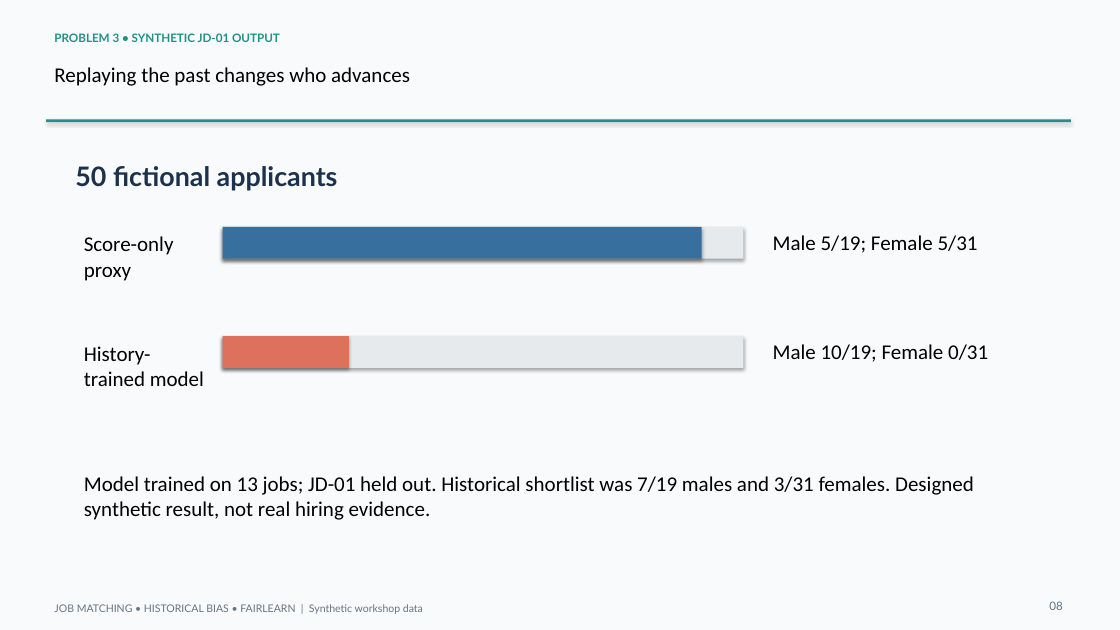
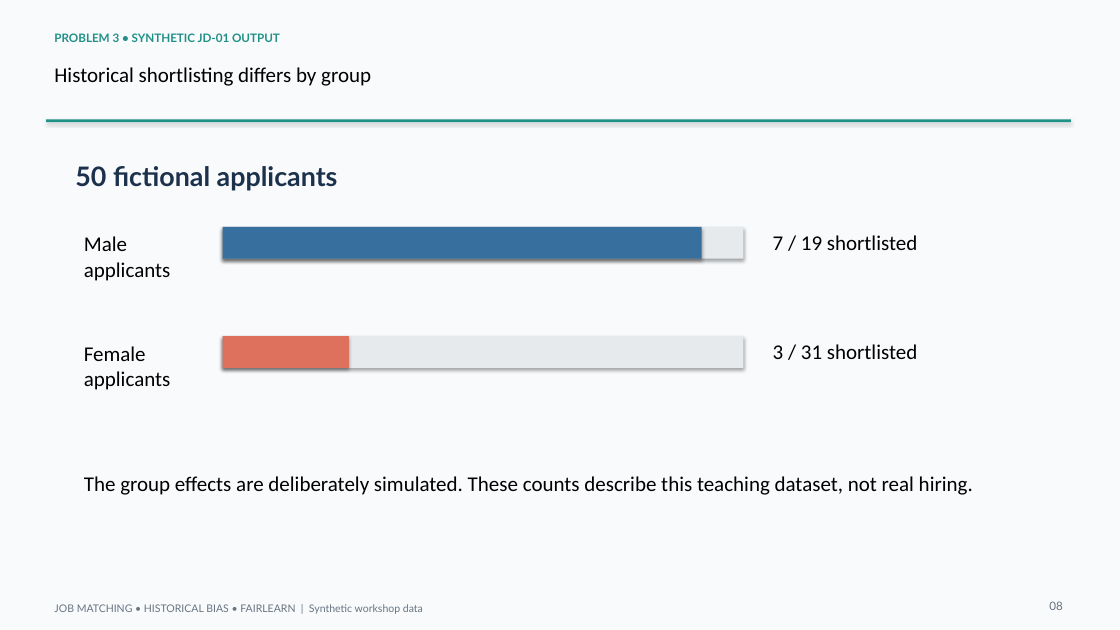
Before and after one commit to 123botieno/HR_use-case, a slide deck: slide 8 of job-matching-fairness/facilitator/slides/job_matching_fairness_workshop.pptx. Drawn at 1120x630 pixels with LibreOffice and Linux fonts; fonts in the diff are those of the drawing. Boxes give left, top, right and bottom in pixels: in the first picture for what was removed or moved away, otherwise in the second. Text is boxed around its words. In the diff, an @@ line names an element or a change of style, - is before the commit and + after.

Commit message:
Simplify historical outcomes investigation

```diff
--- a/job-matching-fairness/facilitator/slides/job_matching_fairness_workshop.pptx
+++ b/job-matching-fairness/facilitator/slides/job_matching_fairness_workshop.pptx
@@ text at [54, 67, 371, 86]: text changed @@
-Replaying the past changes who advances
+Historical shortlisting differs by group
@@ text at [84, 236, 171, 281]: text changed @@
-Score-only proxy
+Male applicants
@@ text at [773, 235, 917, 250]: text changed @@
-Male 5/19; Female 5/31
+7 / 19 shortlisted
@@ text at [84, 346, 171, 390]: text changed @@
-History-trained model
+Female applicants
@@ text at [773, 344, 917, 359]: text changed @@
-Male 10/19; Female 0/31
+3 / 31 shortlisted
@@ text at [84, 476, 973, 495]: text changed @@
-Model trained on 13 jobs; JD-01 held out. Historical shortlist was 7/19 males and 3/31 females. Designed synthetic result, not real hiring evidence.
+The group effects are deliberately simulated. These counts describe this teaching dataset, not real hiring.
```
Also in this commit, not shown: 1 other slide changed, 3 other files.
